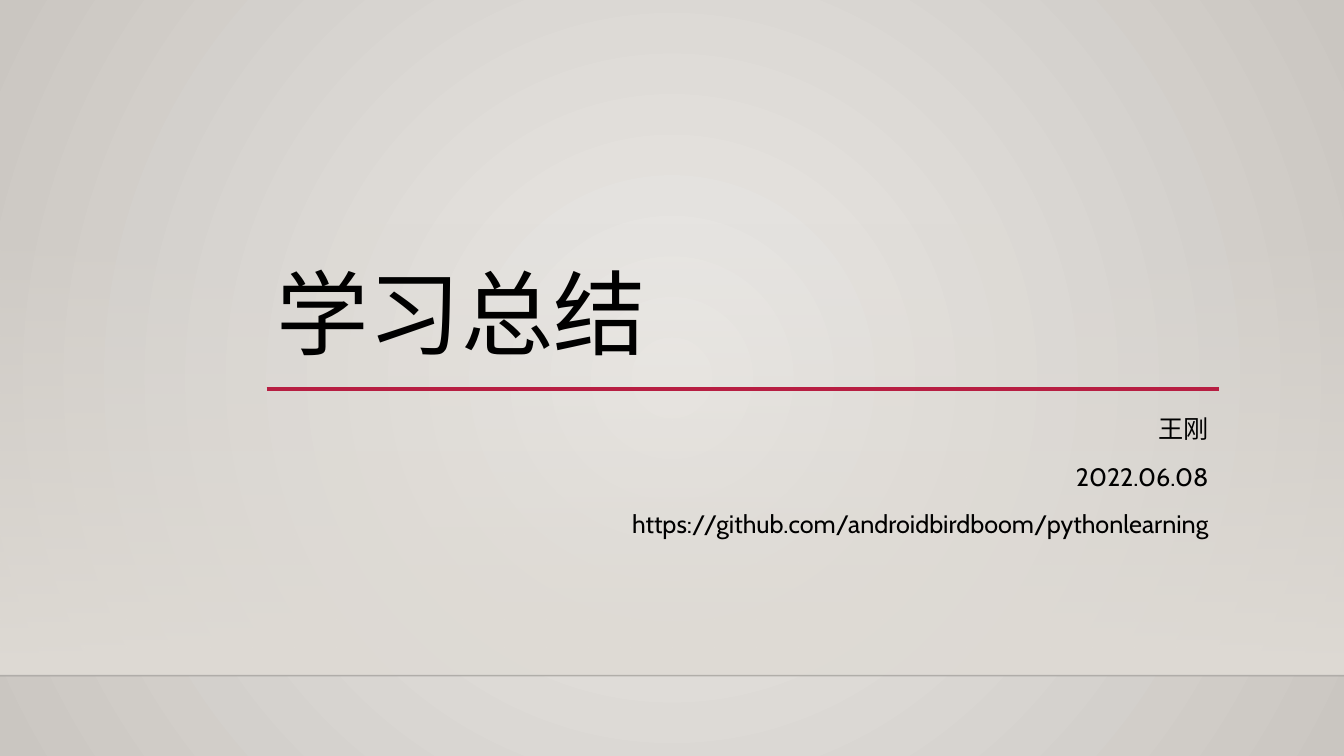
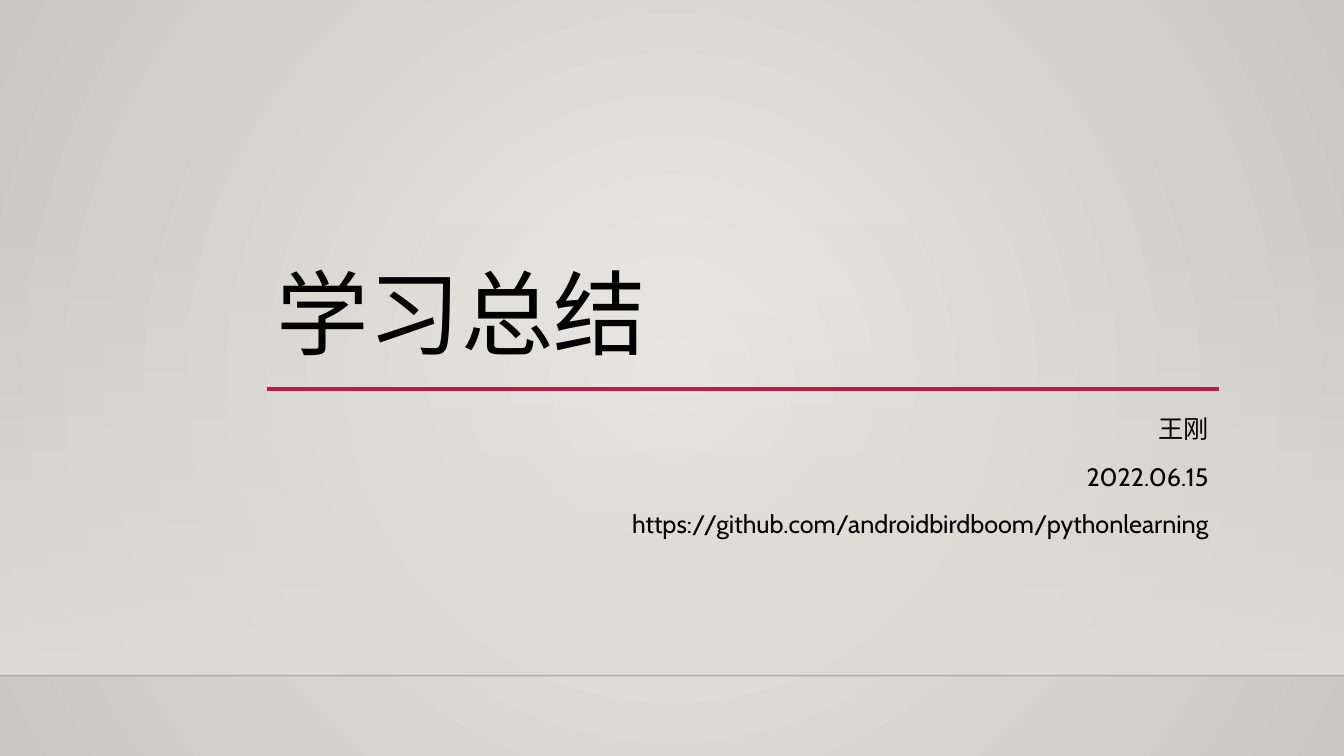
Before and after one commit to AndroidBirdBoom/pythonlearning, a slide deck: slide 1 of ppt/学习总结-20220615.pptx. Drawn at 1344x756 pixels with LibreOffice and Linux fonts; fonts in the diff are those of the drawing; background and template pictures are left out. Boxes give left, top, right and bottom in pixels: in the first picture for what was removed or moved away, otherwise in the second. Text is boxed around its words. In the diff, an @@ line names an element or a change of style, - is before the commit and + after.

```diff
--- a/ppt/学习总结-20220615.pptx
+++ b/ppt/学习总结-20220615.pptx
@@ subtitle at (x1=1087, y1=468, x2=1209, y2=487): text changed @@
-2022.06.08
+2022.06.15
```
Also in this commit, not shown: 2 other slides changed, 1 other file.
